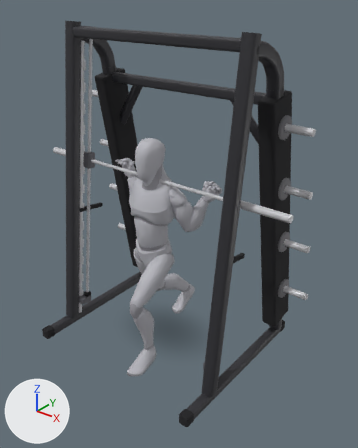
The glTF model app/src/main/assets/mannequins/smith_machine_lunge.glb: old version first, new version second.
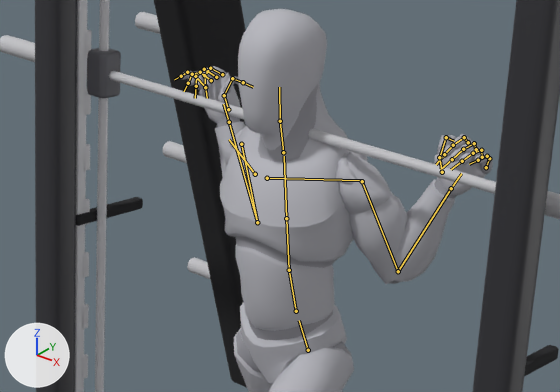
Old and new are each drawn whole from a 50 mm camera at (2.15, -2.55, 2.59) aimed at (0.14, -0.03, 1.03) and again close up on the part from 15% to 68% of the width and 30% to 60% of the height. Arrows for +X, +Y and +Z are at lower left; the lights stay in place. The older version's two pictures come first. Both versions are drawn at frame 4 of the action 'lowering'; the numbers are the values there. The bones that change, and the others that lie on the model, are drawn over the model as lines in the close-ups.

Objects in the first close-up: 'body', 'body_1', 'smith_machine_23', 'smith_machine_27', 'smith_machine_3', 'smith_machine_39', 'smith_machine_5', 'smith_machine_59', 'smith_machine_77', 'smith_machine_78', 'smith_machine_79', 'smith_machine_9' and 11 more.
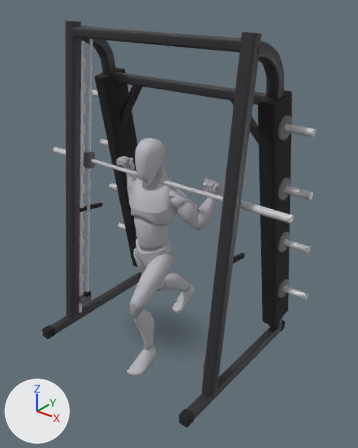
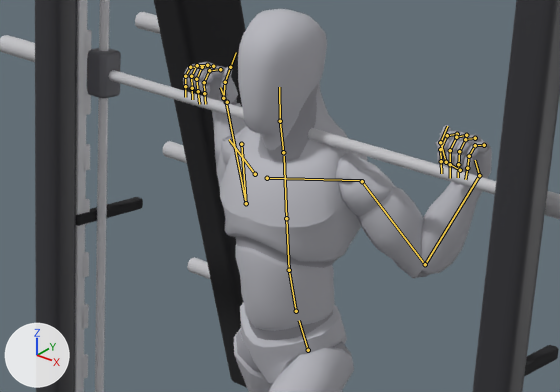
Changed parts and their boxes [x1, y1, x2, y2] in the close-ups (560 x 392 px):
'body', posed: before [179, 9, 493, 392]; after [183, 9, 492, 392]
'body_1', posed: before [189, 66, 491, 373]; after [184, 62, 490, 373]
'smith_machine_77', posed (mostly hidden): before [109, 71, 496, 194]; after [109, 70, 496, 195]
bone 'upperarm_l', root to tip: before (362, 181) to (398, 271); after (362, 181) to (425, 264)
bone 'lowerarm_l', root to tip: before (398, 271) to (451, 188); after (425, 264) to (479, 175)
bone 'hand_l', root to tip: before (451, 188) to (461, 173); after (479, 175) to (475, 160)
bone 'middle_02_l', root to tip: before (474, 143) to (463, 149); after (456, 137) to (450, 150)
bone 'pinky_01_l', root to tip: before (486, 167) to (489, 158); after (484, 145) to (475, 145)
bone 'pinky_02_l', root to tip: before (489, 158) to (487, 156); after (475, 145) to (469, 156)
bone 'ring_01_l', root to tip: before (482, 157) to (481, 150); after (475, 138) to (465, 139)
bone 'ring_02_l', root to tip: before (481, 150) to (473, 153); after (465, 139) to (459, 151)
bone 'thumb_02_l', root to tip: before (439, 157) to (446, 137); after (446, 162) to (440, 142)
bone 'thumb_03_l', root to tip: before (446, 137) to (454, 141); after (440, 142) to (447, 126)
bone 'upperarm_r', root to tip: before (241, 144) to (257, 222); after (241, 144) to (246, 203)
bone 'lowerarm_r', root to tip: before (257, 222) to (229, 122); after (246, 203) to (226, 102)
bone 'hand_r', root to tip: before (229, 122) to (223, 104); after (226, 102) to (220, 87)
bone 'middle_02_r', root to tip: before (204, 69) to (196, 74); after (202, 67) to (196, 79)
bone 'pinky_01_r', root to tip: before (205, 87) to (195, 76); after (202, 67) to (190, 67)
bone 'pinky_02_r', root to tip: before (195, 76) to (187, 72); after (190, 67) to (185, 76)
bone 'ring_01_r', root to tip: before (211, 80) to (200, 72); after (207, 65) to (197, 65)
bone 'ring_02_r', root to tip: before (200, 72) to (192, 74); after (197, 65) to (191, 76)
bone 'thumb_02_r', root to tip: before (224, 95) to (232, 78); after (223, 98) to (225, 82)
bone 'thumb_03_r', root to tip: before (232, 78) to (243, 82); after (225, 82) to (230, 67)

Diff of the bpy script that builds the scene:
```diff
--- a/app/src/main/assets/mannequins/smith_machine_lunge.glb.py
+++ b/app/src/main/assets/mannequins/smith_machine_lunge.glb.py
@@ bone_upperarm_l @@
 bone_upperarm_l = bpy.data.objects['Armature'].pose.bones['upperarm_l']  # child of 'clavicle_l'
-bone_upperarm_l.rotation_quaternion = (0.435, -0.617, -0.62, -0.216)  # degrees (27, -126, -103)
+bone_upperarm_l.rotation_quaternion = (0.488, -0.544, -0.671, -0.125)  # degrees (36, -128, -96)
@@ bone_lowerarm_l @@
 bone_lowerarm_l = bpy.data.objects['Armature'].pose.bones['lowerarm_l']  # child of 'upperarm_l'
-bone_lowerarm_l.rotation_quaternion = (-0.369, -0.858, 0.142, 0.329)  # degrees (125, 27, -33)
+bone_lowerarm_l.rotation_quaternion = (-0.477, -0.798, 0.189, 0.316)  # degrees (111, 19, -40)
@@ bone_hand_l @@
 bone_hand_l = bpy.data.objects['Armature'].pose.bones['hand_l']  # child of 'lowerarm_l'
-bone_hand_l.rotation_quaternion = (1.0, -0.013, 0.0, -0.002)  # degrees (-1, 0, 0)
+bone_hand_l.rotation_quaternion = (0.928, 0.215, 0.063, -0.296)  # degrees (22, 14, -33)
@@ bone_middle_02_l @@
 bone_middle_02_l = bpy.data.objects['Armature'].pose.bones['middle_02_l']  # child of 'middle_01_l'
-bone_middle_02_l.rotation_quaternion = (0.881, 0.473, 0.0, -0.003)  # degrees (56, 0, 0)
+bone_middle_02_l.rotation_quaternion = (0.865, 0.502, 0.0, -0.003)  # degrees (60, 0, 0)
@@ bone_pinky_01_l @@
 bone_pinky_01_l = bpy.data.objects['Armature'].pose.bones['pinky_01_l']  # child of 'hand_l'
-bone_pinky_01_l.rotation_quaternion = (0.967, 0.255, 0.0, -0.002)  # degrees (30, 0, 0)
+bone_pinky_01_l.rotation_quaternion = (0.897, 0.443, 0.0, -0.003)  # degrees (53, 0, 0)
@@ bone_pinky_02_l @@
 bone_pinky_02_l = bpy.data.objects['Armature'].pose.bones['pinky_02_l']  # child of 'pinky_01_l'
-bone_pinky_02_l.rotation_quaternion = (0.962, 0.273, 0.0, -0.002)  # degrees (32, 0, 0)
+bone_pinky_02_l.rotation_quaternion = (0.882, 0.472, 0.0, -0.003)  # degrees (56, 0, 0)
@@ bone_ring_01_l @@
 bone_ring_01_l = bpy.data.objects['Armature'].pose.bones['ring_01_l']  # child of 'hand_l'
-bone_ring_01_l.rotation_quaternion = (0.921, 0.391, 0.0, -0.002)  # degrees (46, 0, 0)
+bone_ring_01_l.rotation_quaternion = (0.889, 0.457, 0.0, -0.003)  # degrees (54, 0, 0)
@@ bone_ring_02_l @@
 bone_ring_02_l = bpy.data.objects['Armature'].pose.bones['ring_02_l']  # child of 'ring_01_l'
-bone_ring_02_l.rotation_quaternion = (0.909, 0.417, 0.0, -0.003)  # degrees (49, 0, 0)
+bone_ring_02_l.rotation_quaternion = (0.873, 0.487, 0.0, -0.003)  # degrees (58, 0, 0)
@@ bone_thumb_02_l @@
 bone_thumb_02_l = bpy.data.objects['Armature'].pose.bones['thumb_02_l']  # child of 'thumb_01_l'
-bone_thumb_02_l.rotation_quaternion = (0.886, -0.18, -0.018, -0.427)  # degrees (-18, -11, -50)
+bone_thumb_02_l.rotation_quaternion = (0.925, 0.047, 0.032, -0.375)  # degrees (4, 5, -44)
@@ bone_thumb_03_l @@
 bone_thumb_03_l = bpy.data.objects['Armature'].pose.bones['thumb_03_l']  # child of 'thumb_02_l'
-bone_thumb_03_l.rotation_quaternion = (0.751, -0.256, -0.026, -0.607)  # degrees (-22, -21, -74)
+bone_thumb_03_l.rotation_quaternion = (0.925, 0.047, 0.032, -0.375)  # degrees (4, 5, -44)
@@ bone_upperarm_r @@
 bone_upperarm_r = bpy.data.objects['Armature'].pose.bones['upperarm_r']  # child of 'clavicle_r'
-bone_upperarm_r.rotation_quaternion = (-0.435, 0.617, -0.62, -0.216)  # degrees (27, 126, 103)
+bone_upperarm_r.rotation_quaternion = (0.488, -0.544, 0.671, 0.125)  # degrees (36, 128, 96)
@@ bone_lowerarm_r @@
 bone_lowerarm_r = bpy.data.objects['Armature'].pose.bones['lowerarm_r']  # child of 'upperarm_r'
-bone_lowerarm_r.rotation_quaternion = (-0.369, -0.858, -0.142, -0.329)  # degrees (125, -27, 33)
+bone_lowerarm_r.rotation_quaternion = (-0.477, -0.798, -0.189, -0.316)  # degrees (111, -19, 40)
@@ bone_hand_r @@
 bone_hand_r = bpy.data.objects['Armature'].pose.bones['hand_r']  # child of 'lowerarm_r'
-bone_hand_r.rotation_quaternion = (1.0, -0.013, 0.0, 0.002)  # degrees (-1, 0, 0)
+bone_hand_r.rotation_quaternion = (0.928, 0.215, -0.063, 0.296)  # degrees (22, -14, 33)
@@ bone_middle_02_r @@
 bone_middle_02_r = bpy.data.objects['Armature'].pose.bones['middle_02_r']  # child of 'middle_01_r'
-bone_middle_02_r.rotation_quaternion = (0.881, 0.473, 0.0, 0.003)  # degrees (56, 0, 0)
+bone_middle_02_r.rotation_quaternion = (0.865, 0.502, 0.0, 0.003)  # degrees (60, 0, 0)
@@ bone_pinky_01_r @@
 bone_pinky_01_r = bpy.data.objects['Armature'].pose.bones['pinky_01_r']  # child of 'hand_r'
-bone_pinky_01_r.rotation_quaternion = (0.967, 0.255, 0.0, 0.002)  # degrees (30, 0, 0)
+bone_pinky_01_r.rotation_quaternion = (0.897, 0.443, 0.0, 0.003)  # degrees (53, 0, 0)
@@ bone_pinky_02_r @@
 bone_pinky_02_r = bpy.data.objects['Armature'].pose.bones['pinky_02_r']  # child of 'pinky_01_r'
-bone_pinky_02_r.rotation_quaternion = (0.962, 0.273, 0.0, 0.002)  # degrees (32, 0, 0)
+bone_pinky_02_r.rotation_quaternion = (0.882, 0.472, 0.0, 0.003)  # degrees (56, 0, 0)
@@ bone_ring_01_r @@
 bone_ring_01_r = bpy.data.objects['Armature'].pose.bones['ring_01_r']  # child of 'hand_r'
-bone_ring_01_r.rotation_quaternion = (0.921, 0.391, 0.0, 0.002)  # degrees (46, 0, 0)
+bone_ring_01_r.rotation_quaternion = (0.889, 0.457, 0.0, 0.003)  # degrees (54, 0, 0)
@@ bone_ring_02_r @@
 bone_ring_02_r = bpy.data.objects['Armature'].pose.bones['ring_02_r']  # child of 'ring_01_r'
-bone_ring_02_r.rotation_quaternion = (0.909, 0.417, 0.0, 0.003)  # degrees (49, 0, 0)
+bone_ring_02_r.rotation_quaternion = (0.873, 0.487, 0.0, 0.003)  # degrees (58, 0, 0)
@@ bone_thumb_02_r @@
 bone_thumb_02_r = bpy.data.objects['Armature'].pose.bones['thumb_02_r']  # child of 'thumb_01_r'
-bone_thumb_02_r.rotation_quaternion = (0.886, -0.18, 0.018, 0.427)  # degrees (-18, 11, 50)
+bone_thumb_02_r.rotation_quaternion = (0.925, 0.047, -0.032, 0.375)  # degrees (4, -5, 44)
@@ bone_thumb_03_r @@
 bone_thumb_03_r = bpy.data.objects['Armature'].pose.bones['thumb_03_r']  # child of 'thumb_02_r'
-bone_thumb_03_r.rotation_quaternion = (0.751, -0.256, 0.026, 0.607)  # degrees (-22, 21, 74)
+bone_thumb_03_r.rotation_quaternion = (0.925, 0.047, -0.032, 0.375)  # degrees (4, -5, 44)
```
